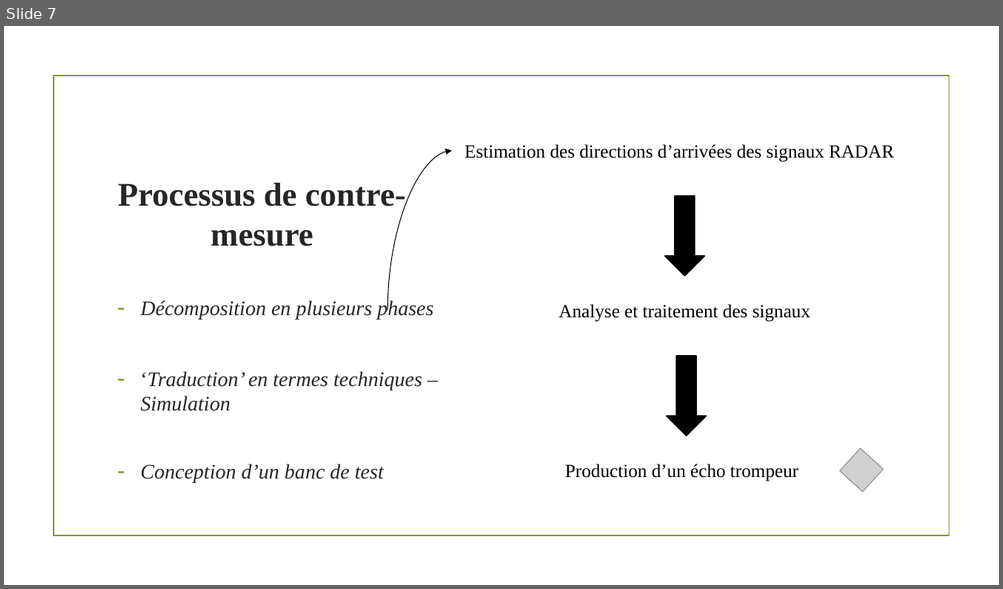
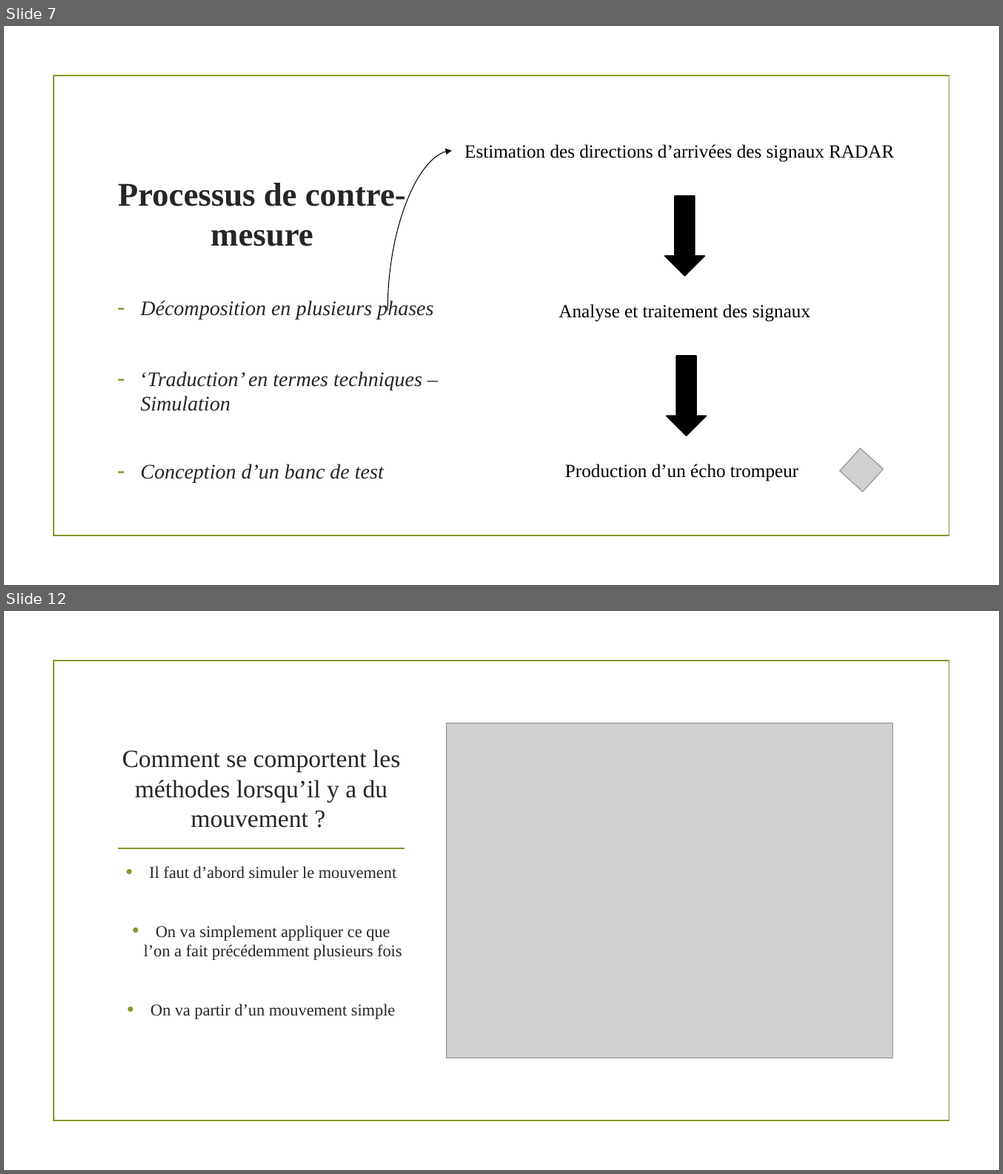
Before and after one commit to MaxENSTAB/Stage2A, a slide deck: Soutenance.pptx. Shown one above the other, each under a label of ours: slide 7 before the commit, slides 7 and 12 after it; the slides between them are not shown. The pictures are 1003x589 and 1003x1174 pixels, drawn with LibreOffice and Linux fonts; fonts in the diff are those of the drawing; grey boxes stand for pictures; background and template pictures are left out. Boxes give left, top, right and bottom in pixels: in the first picture for what was removed or moved away, otherwise in the second. Text is boxed around its words. In the diff, an @@ line names an element or a change of style, - is before the commit and + after.

```diff
--- a/Soutenance.pptx
+++ b/Soutenance.pptx
@@ slide 12 added at (x1=4, y1=611, x2=999, y2=1170), background picture (left out); not listed: 1 template element that a slide beside it also shows @@
@@ picture added at (x1=447, y1=723, x2=893, y2=1059) @@
@@ title added at (x1=122, y1=749, x2=400, y2=828), 24 pt, text #262626 @@
+Comment se comportent les méthodes lorsqu’il y a du mouvement ?
@@ line added from (118, 849) to (404, 849), #83992A 1.25 pt @@
@@ text added at (x1=144, y1=866, x2=402, y2=1019), 16 pt, text #262626 @@
+• Il faut d’abord simuler le mouvement
+• On va simplement appliquer ce que l’on a fait précédemment plusieurs fois
+• On va partir d’un mouvement simple
```
Also in this commit, not shown: 8 other slides added.
